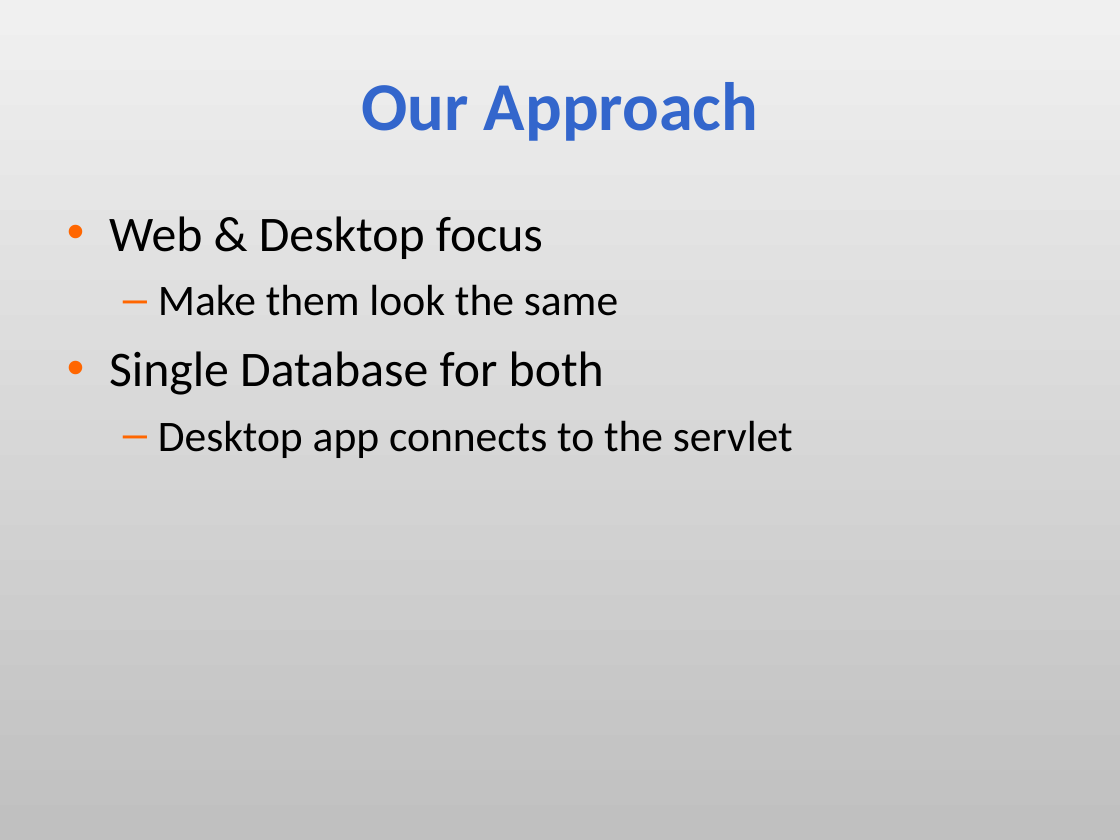
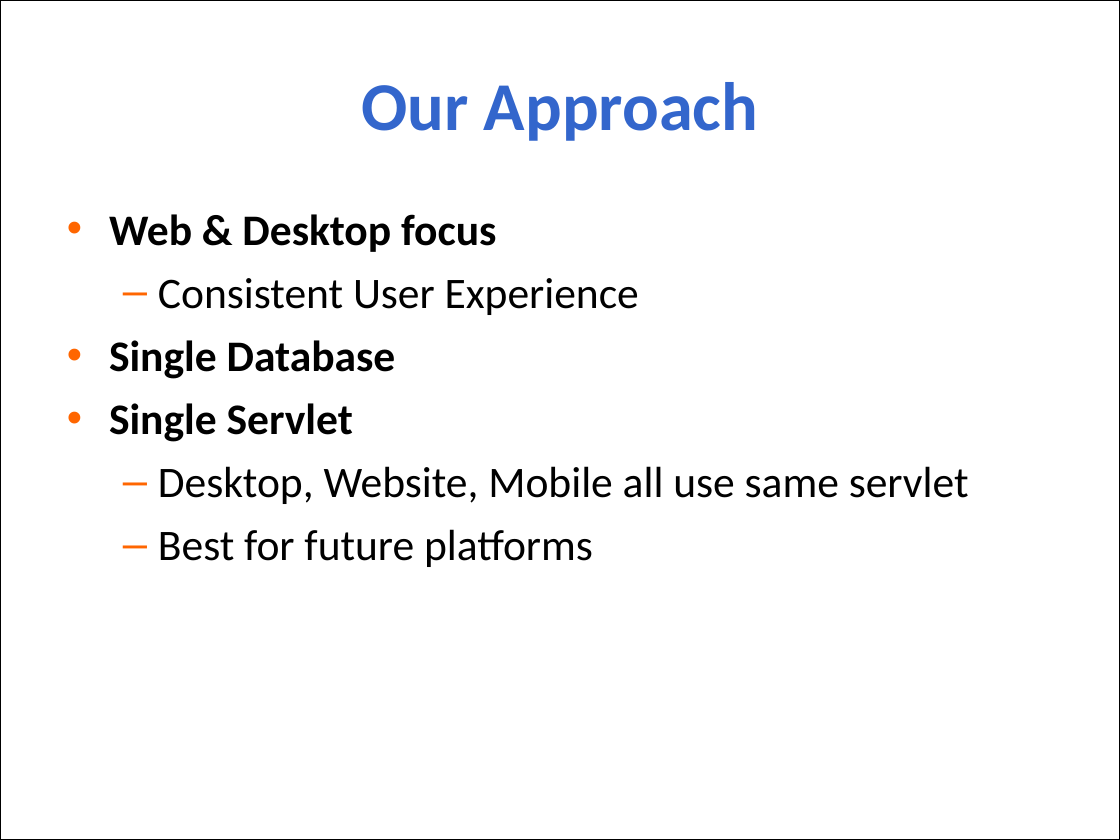
Before and after one commit to aajackson/Creepers, a slide deck: slide 3 of Documentation/MyFavs Presentation.ppt. Drawn at 1120x840 pixels with LibreOffice and Linux fonts; fonts in the diff are those of the drawing; background and template pictures are left out. Boxes give left, top, right and bottom in pixels: in the first picture for what was removed or moved away, otherwise in the second. Text is boxed around its words. In the diff, an @@ line names an element or a change of style, - is before the commit and + after.

Commit message:
Updated Powerpoint: Added theme & content

```diff
--- a/Documentation/MyFavs Presentation.ppt
+++ b/Documentation/MyFavs Presentation.ppt
@@ background gradient #F0F0F0 to #C0C0C0 to picture (left out) @@
@@ rectangle added at <box>0,0,1120,840</box>, fill #FFFFFF at 80% opacity, outline #000000 0.74 pt @@
@@ text at <box>109,214,496,252</box>: size 32 to 28 pt, bold on in "Web & Desktop focus"; less space between paragraphs @@
@@ text at <box>109,278,969,567</box>: text changed @@
-  – Make them look the same
-• Single Database for both
-  – Desktop app connects to the servlet
+  – Consistent User Experience
+• Single Database
+• Single Servlet
+  – Desktop, Website, Mobile all use same servlet
+  – Best for future platforms
```
Also in this commit, not shown: 11 other slides changed, 2 slides added, 2 slides removed.
